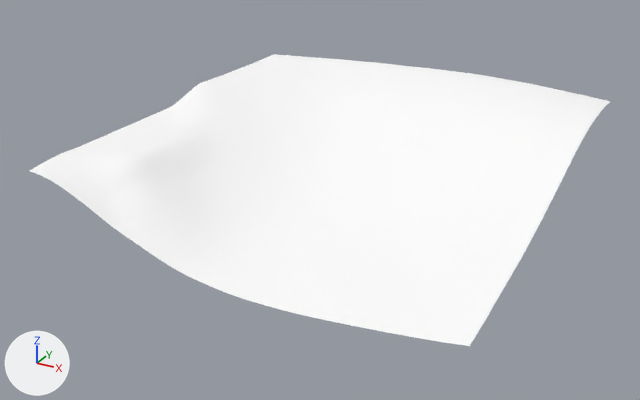
The glTF model games/yorimichi/assets/belmonte/meshes/SM_BM_BT_Terrain_5_5.glb as it was, and as the next commit left it.
The view is the same before and after, from a camera (50 mm lens) standing at (613.0, 360.0, 235.0) and looking at (375.0, 792.0, 19.0). Lighting does not change. The marker at lower left points along +X, +Y and +Z. The older version comes first.

Before the edit, the objects in view are built like this:
```python
me_sm_bt_terrain_5_5 = bpy.data.meshes.new('SM_BT_Terrain_5_5')
me_sm_bt_terrain_5_5.from_pydata(...)  # 1802 vertices, 3457 faces; spans x 256.0..512.0, y 680.0..936.0, z 13.0..69.0
me_sm_bt_terrain_5_5.materials.append(mat_bm_000_m_terrain_040)
ob_sm_bm_bt_terrain_5_5 = bpy.data.objects.new('SM_BM_BT_Terrain_5_5', me_sm_bt_terrain_5_5)
ob_sm_bm_bt_terrain_5_5.location = (0.0, 0.0, 0.0)
```
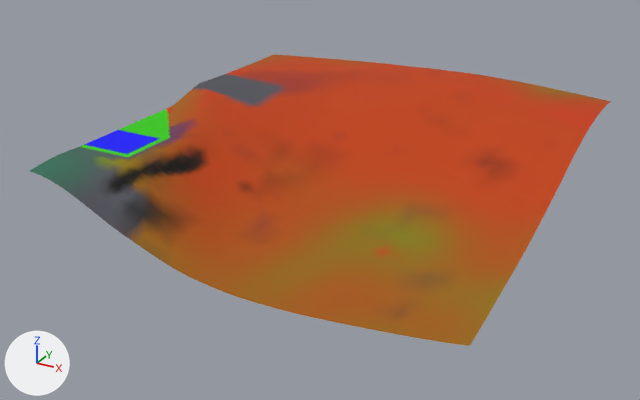
Pixel boxes [x1, y1, x2, y2] of what changed, in the pictures (640 x 400 px):
part 1 of me_sm_bt_terrain_5_5, recoloured (white to orange)
    both: [167, 56, 611, 239]
part 2 of me_sm_bt_terrain_5_5, recoloured (white to brown)
    both: [41, 54, 607, 346]
part 3 of me_sm_bt_terrain_5_5, recoloured
    both: [30, 109, 171, 175]
part 4 of me_sm_bt_terrain_5_5, recoloured (white to blue)
    both: [85, 130, 159, 154]

Edits to the bpy script that builds the scene:
```text
Change me_sm_bt_terrain_5_5:
    where me_sm_bt_terrain_5_5.from_pydata(...)  # 1802 vertices, 3457 faces; spans x 256.0..512.0, y 680.0..936.0, z 13.0..69.0
    used by ob_sm_bm_bt_terrain_5_5; location = (0.0, 0.0, 0.0)
    me_sm_bt_terrain_5_5 part 1: 1194 faces centred in x 256.0..509.0, y 714.0..933.0, z 23.0..69.0 are repainted in the vertex colours; the middle colour goes from white #ffffff to orange #bf3f00
    me_sm_bt_terrain_5_5 part 2: 1390 faces centred in x 256.0..509.0, y 681.0..933.0, z 13.0..68.0 are repainted in the vertex colours; the middle colour goes from white #ffffff to brown #965500
    me_sm_bt_terrain_5_5 part 3: 617 faces centred in x 256.0..292.0, y 682.0..800.0, z 54.0..56.0 are repainted in the vertex colours; the middle colour goes from white #ffffff to green #33cc00
    me_sm_bt_terrain_5_5 part 4: 256 faces centred in x 256.0..288.0, y 723.0..753.0, z 56.0 are repainted in the vertex colours; the middle colour goes from white #ffffff to blue #0000ff
```
